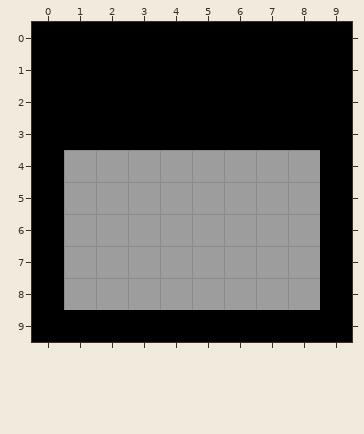
One commit to this Tiled map (JSON): public/maps/map2.json. Above: the version before the commit.
Cells are 32x32 px. Shown: x 0..9, y 0..9.
New version:
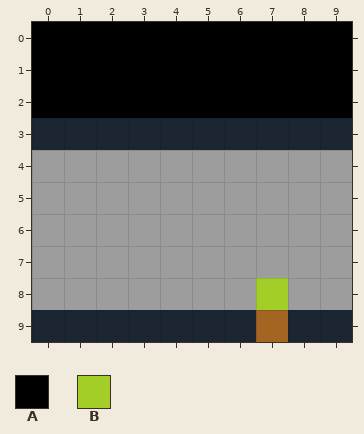
Key: from "Basic": A 0, B 4.
_ is an empty cell.
Objects are placed by their top-left corner, in cells (3,4 is the top-left corner of cell 3,4); size is 1x1 cell unless given.
The exact change:
{"where": "layer \"Collisions\" (now hidden)"}
{"y":3,"x":0,"old":"AAAAAAAAAA","new":"__________"}
{"y":4,"x":0,"old":"A","new":"_"}
{"y":4,"x":9,"old":"A","new":"_"}
{"y":5,"x":0,"old":"A","new":"_"}
{"y":5,"x":9,"old":"A","new":"_"}
{"y":6,"x":0,"old":"A","new":"_"}
{"y":6,"x":9,"old":"A","new":"_"}
{"y":7,"x":0,"old":"A","new":"_"}
{"y":7,"x":9,"old":"A","new":"_"}
{"y":8,"x":0,"old":"A","new":"_"}
{"y":8,"x":9,"old":"A","new":"_"}
{"y":9,"x":0,"old":"AAAAAAAAAA","new":"__________"}
{"where": "layer \"Events\" (added)"}
{"now": "B at 7,8"}
{"label":"changed","picture_box":[32,118,352,342]}
